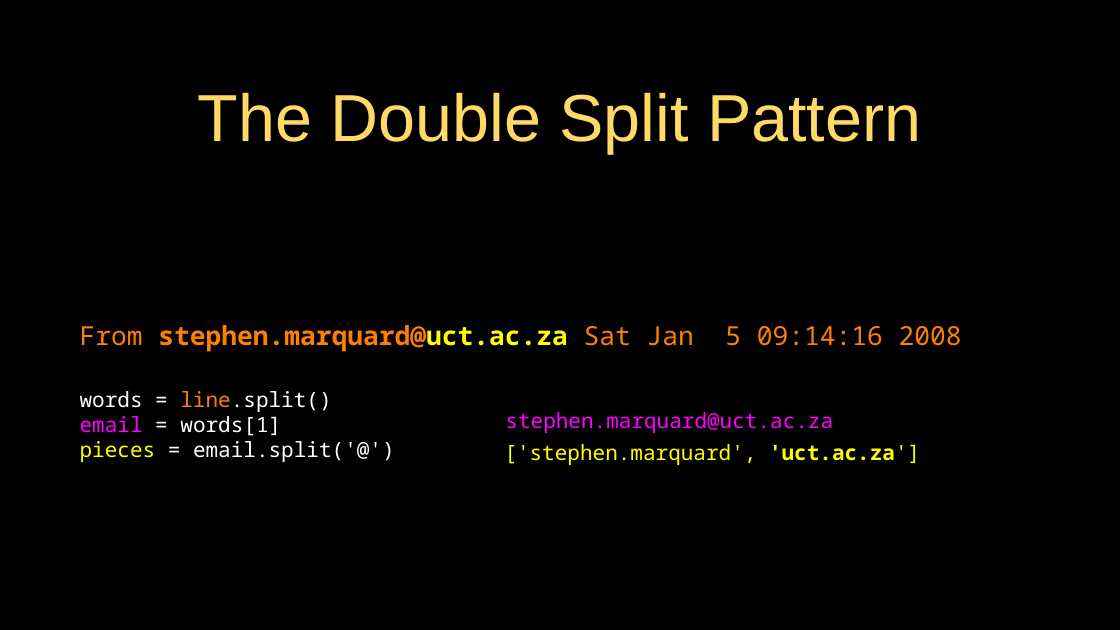
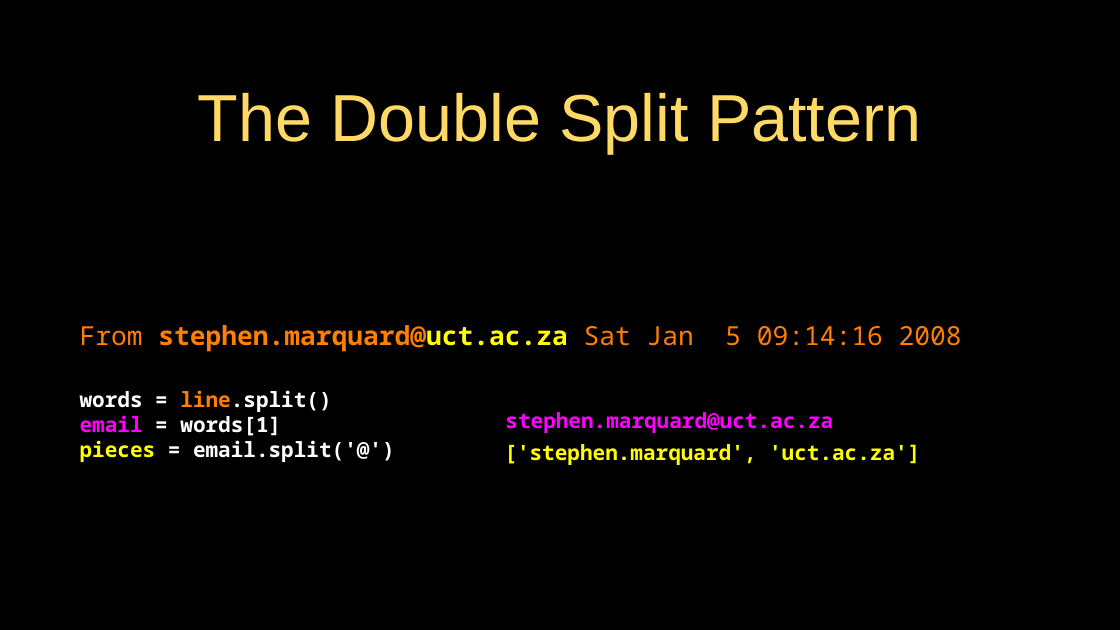
Before and after one commit to csev/py4e, a slide deck: slide 26 of lectures3/Pythonlearn-08-Lists.pptx. Drawn at 1120x630 pixels with LibreOffice and Linux fonts; fonts in the diff are those of the drawing. Boxes give left, top, right and bottom in pixels: in the first picture for what was removed or moved away, otherwise in the second. Text is boxed around its words. In the diff, an @@ line names an element or a change of style, - is before the commit and + after.

```diff
--- a/lectures3/Pythonlearn-08-Lists.pptx
+++ b/lectures3/Pythonlearn-08-Lists.pptx
@@ text at (80, 390, 395, 462): bold on in "words = line.split()", "email = words[1]", "pieces = email.split('@')" @@
@@ text "stephen.marquard@uct.ac.za" at (505, 412, 833, 433): bold on @@
@@ text "['stephen.marquard', 'uct.ac.za']" at (504, 444, 920, 465): bold on in "['stephen.marquard', 'uct.ac.za']" @@
```
Also in this commit, not shown: 24 other slides changed, 13 other files.
